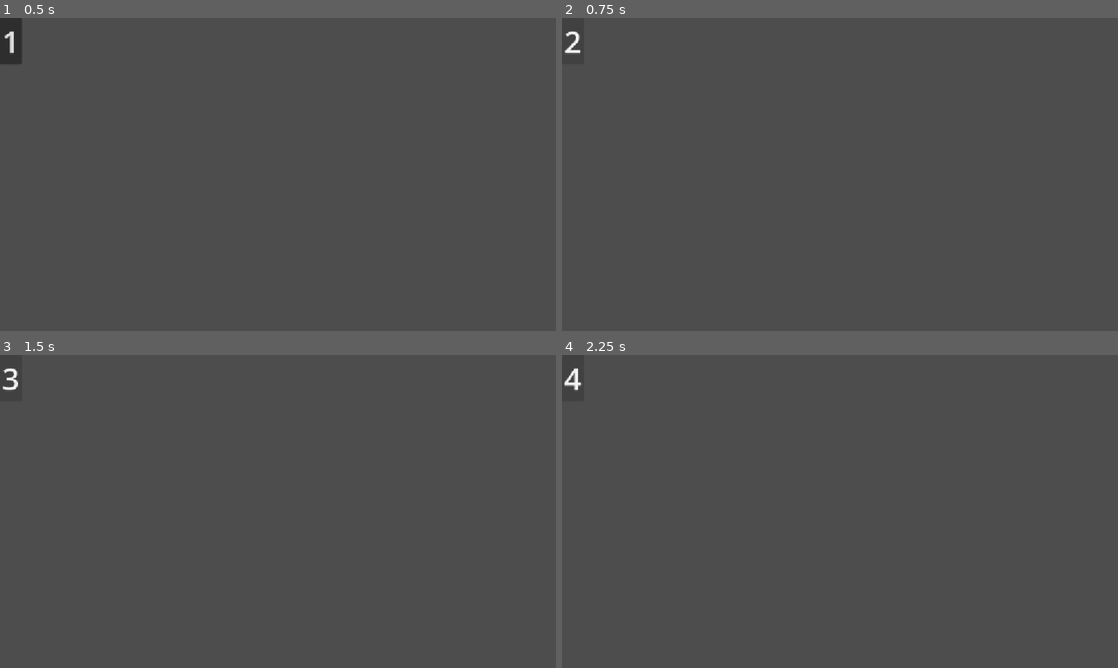
Above: before the commit, frames 1-4 (two rows, left to right).
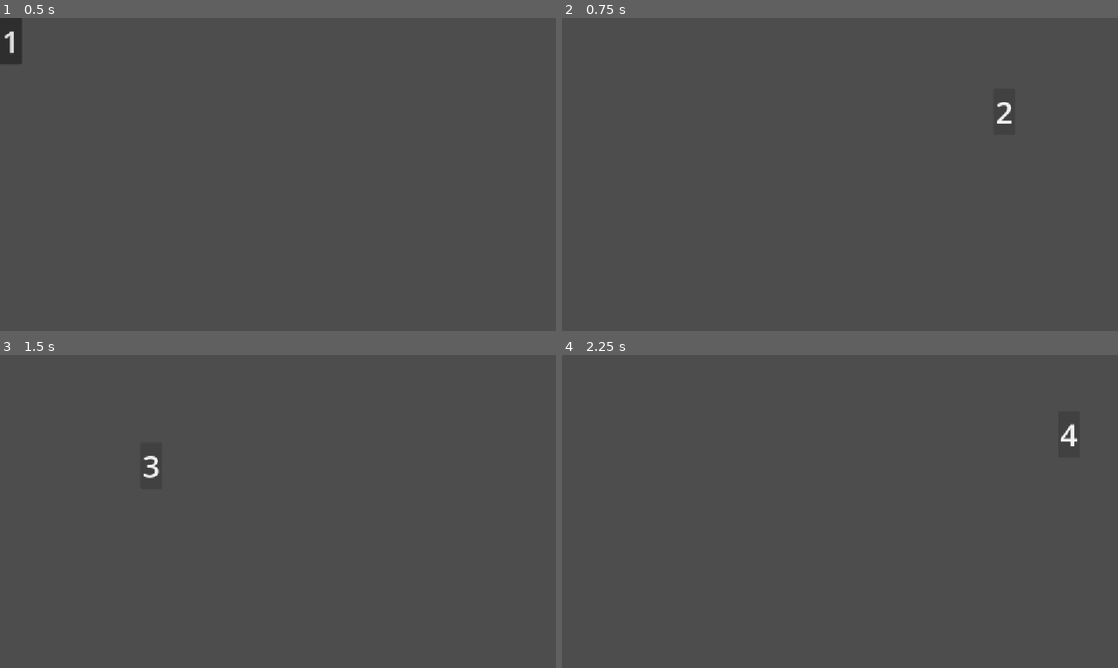
Above: after the commit, the same moments.

Repository: Ozodbek4252/godot-number-tap
Game: Godot game, scene res://Main.tscn
Same seed, same stepped clock (60 frames per second), same inputs: the game is played once before the commit and once after it.
Inputs:
- Up to frame 1 (0.5 s): no input
- Up to frame 2 (0.75 s): click "1" at 0.5 s
- Up to frame 3 (1.5 s): click "2" at 1.25 s
- Up to frame 4 (2.25 s): click "3" at 2 s

Frame 1 is identical in both runs. In frame 2, 0.2% of the frame differs, in the area x 0-81%, y 4-34%; in frame 3, 0.2%; in frame 4, 0.2%, in the area x 0-93%, y 4-30%.

Commit message:
Move number button after tap

Diff:
--- a/main.gd
+++ b/main.gd
@@ -15,3 +15,14 @@
 func _on_button_pressed() -> void:
 	current_number += 1
 	$Button.text = str(current_number)
+
+	var screen_size = get_viewport_rect().size
+	var button_size = $Button.size
+
+	var max_x = screen_size.x - button_size.x
+	var max_y = screen_size.y - button_size.y
+
+	$Button.position = Vector2(
+		randf_range(0, max_x),
+		randf_range(0, max_y)
+	)
